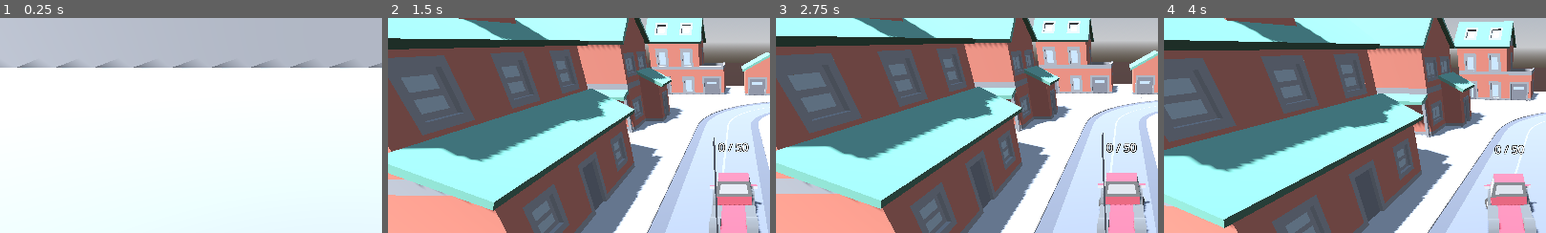
Above: before the commit, frames 1-4 (left to right).
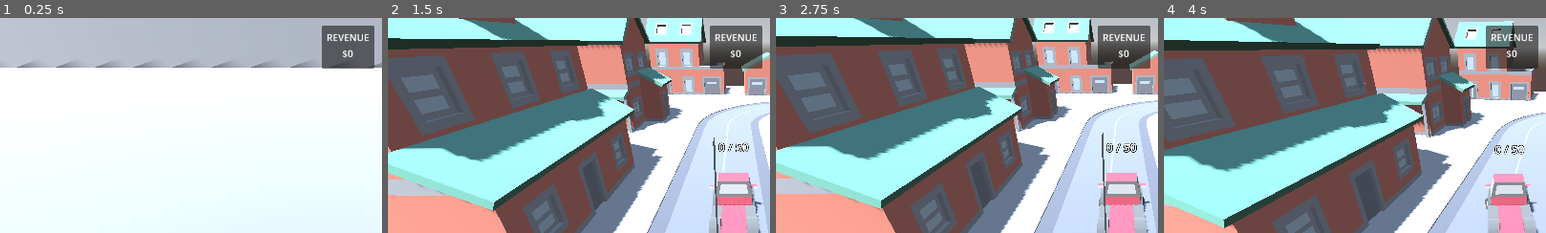
Above: after the commit, the same moments.

Repository: stesim/ld53-delivery
Game: Godot game, scene res://game_world.tscn
Two runs of this game, one before a commit and one after it. Both use one fixed random seed, a clock stepped at 60 frames per second and the inputs below.
Inputs:
- Up to frame 1 (0.25 s): no input
- Up to frame 2 (1.5 s): tap Enter (ui_accept) at 0.5, 0.77 s; hold D (steer_right) 0.53-1.28 s; hold Space (brake) from 1.28 s (still down)
- Up to frame 3 (2.75 s): tap Enter (ui_accept) at 1.52 s; release Space (brake) at 2.03 s; hold D (steer_right) from 2.03 s (still down)
- Up to frame 4 (4 s): release D (steer_right) at 2.78 s; hold W (accelerate) 2.78-3.53 s; tap Enter (ui_accept) at 3.02, 3.77 s; hold A (steer_left) from 3.53 s (still down)
The pictures show only the part of the screen within x 5-55%, y 3-53%; the shares and areas given below are measured in that part.

The runs differ from the first frame. In frame 1, 2.7% of the frame differs, in the area x 84-98%, y 3-24%; in frame 2, 2.6%; in frame 3, 2.6%; in frame 4, 2.6%.

Commit message:
added score

Diff:
--- a/characters/customer.gd
+++ b/characters/customer.gd
@@ -25,13 +25,13 @@
 var _is_walking := false
 var _init_scale : float
 var _speed_rand : float
-var rng = RandomNumberGenerator.new()
+
 
 func _ready() -> void:
 	look_at(target_point)
 	_init_scale = float(inventory.max_quantity) / 5.0
 	scale = Vector3(_init_scale, _init_scale, _init_scale)
-	_speed_rand = rng.randf_range(0.5, 2.0)
+	_speed_rand = randf_range(0.5, 2.0)
 
 
 
@@ -40,8 +40,10 @@
 	global_position = global_position.move_toward(target_point, delta * speed * _speed_rand)
 
 	var scale_factor = _init_scale * (1.0 - float(inventory.quantity) / float(inventory.max_quantity))
-	if scale_factor < 0.01:
+	if is_zero_approx(scale_factor):
+		GameState.add_score(inventory.max_quantity)
 		queue_free()
+		return
 
 	scale = Vector3(scale_factor, scale_factor, scale_factor)
 
--- /dev/null
+++ b/game_state.gd
@@ -0,0 +1,22 @@
+extends Node
+
+
+signal score_changed()
+
+
+var score := 0 :
+	set(value):
+		score = value
+		score_changed.emit()
+
+
+func _ready() -> void:
+	restart()
+
+
+func restart() -> void:
+	score = 0
+
+
+func add_score(amount : int) -> void:
+	score += amount
--- /dev/null
+++ b/game_world.gd
@@ -0,0 +1,12 @@
+extends Node3D
+
+
+@onready var _revenue_label := %revenue_label
+
+
+func _ready() -> void:
+	GameState.score_changed.connect(_on_score_changed)
+
+
+func _on_score_changed() -> void:
+	_revenue_label.text = "$%d" % GameState.score
--- a/game_world.tscn
+++ b/game_world.tscn
@@ -1,6 +1,7 @@
-[gd_scene load_steps=7 format=3 uid="uid://douesax7qkljh"]
+[gd_scene load_steps=8 format=3 uid="uid://douesax7qkljh"]
 
 [ext_resource type="PackedScene" uid="uid://bosvhjnjwtr7t" path="res://vehicles/vehicle.tscn" id="1_lmy6a"]
+[ext_resource type="Script" path="res://game_world.gd" id="1_wxayb"]
 [ext_resource type="PackedScene" uid="uid://db8m8ii5ewx0l" path="res://maps/test_map.tscn" id="2_050wm"]
 [ext_resource type="Script" path="res://smoothed_follower.gd" id="3_p7flm"]
 
@@ -17,6 +18,7 @@
 tonemap_mode = 2
 
 [node name="game_world" type="Node3D"]
+script = ExtResource("1_wxayb")
 
 [node name="vehicle" parent="." instance=ExtResource("1_lmy6a")]
 transform = Transform3D(1, 0, 0, 0, 1, 0, 0, 0, 1, 2, 0.5, 3)
@@ -34,6 +36,39 @@
 [node name="camera" type="Camera3D" parent="vehicle_follower"]
 current = true
 
+[node name="ui" type="CanvasLayer" parent="."]
+
+[node name="score_panel" type="PanelContainer" parent="ui"]
+anchors_preset = 5
+anchor_left = 0.5
+anchor_right = 0.5
+offset_left = -40.0
+offset_top = 32.0
+offset_right = 48.0
+offset_bottom = 104.0
+grow_horizontal = 2
+
+[node name="margin" type="MarginContainer" parent="ui/score_panel"]
+layout_mode = 2
+theme_override_constants/margin_left = 8
+theme_override_constants/margin_top = 8
+theme_override_constants/margin_right = 8
+theme_override_constants/margin_bottom = 8
+
+[node name="vbox" type="VBoxContainer" parent="ui/score_panel/margin"]
+layout_mode = 2
+
+[node name="label" type="Label" parent="ui/score_panel/margin/vbox"]
+layout_mode = 2
+text = "Revenue"
+uppercase = true
+
+[node name="revenue_label" type="Label" parent="ui/score_panel/margin/vbox"]
+unique_name_in_owner = true
+layout_mode = 2
+text = "$0"
+horizontal_alignment = 1
+
 [node name="environment" type="WorldEnvironment" parent="."]
 environment = SubResource("Environment_xaiqv")
 
--- a/project.godot
+++ b/project.godot
@@ -14,6 +14,10 @@
 run/main_scene="res://game_world.tscn"
 config/features=PackedStringArray("4.0", "GL Compatibility")
 config/icon="res://icon.svg"
+
+[autoload]
+
+GameState="*res://game_state.gd"
 
 [display]
 
